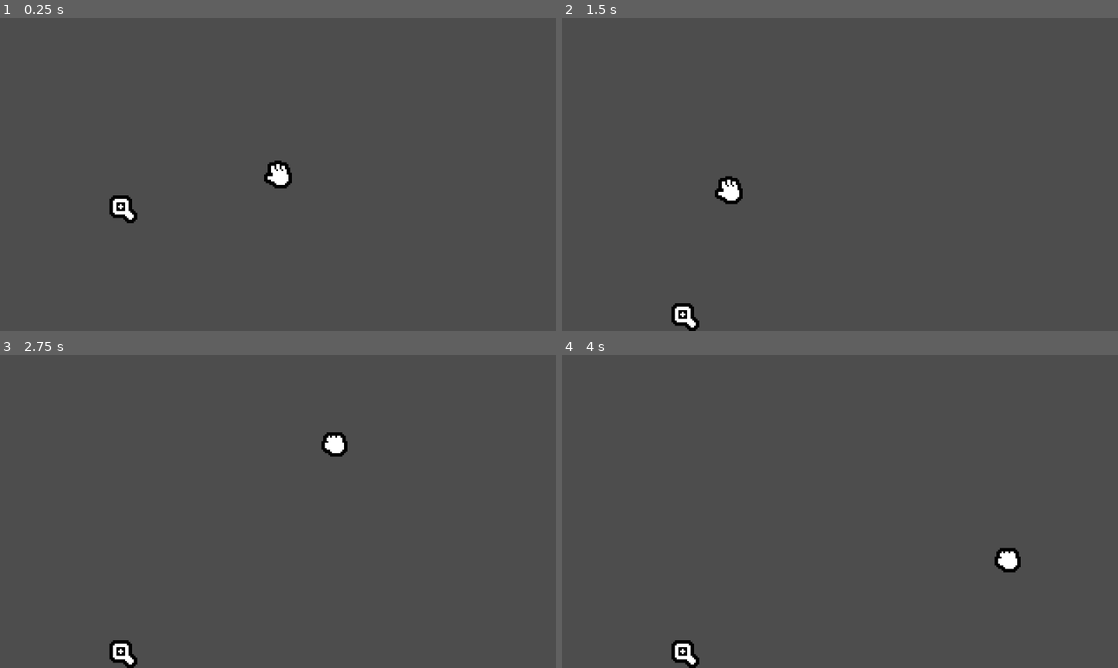
Above: before the commit, frames 1-4 (two rows, left to right).
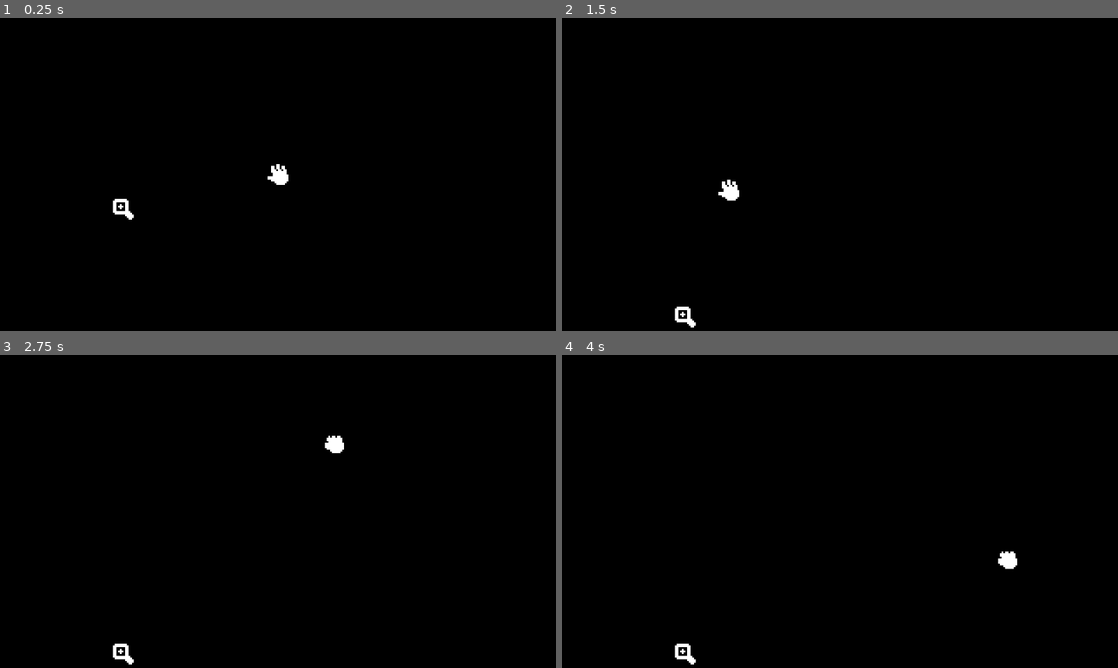
Above: after the commit, the same moments.

Repository: SushiOnToast/out-of-scale
Game: Godot game, scene res://scenes/level.tscn
Two runs of this game, one before a commit and one after it. Both use one fixed random seed, a clock stepped at 60 frames per second and the inputs below.
Inputs (mouse positions are in pixels of both pictures, inside the frame that each line leads up to):
- Up to frame 1 (0.25 s): no input
- Up to frame 2 (1.5 s): move the mouse to (962, 158) at 0.52 s; hold Right mouse button (grab) 0.53-1.28 s; tap Enter at 1.25 s; move the mouse to (728, 190) at 1.27 s; click (728, 190) at 1.35 s
- Up to frame 3 (2.75 s): tap Space at 2 s; move the mouse to (333, 442) at 2.02 s; hold Right mouse button (grab) from 2.03 s (still down)
- Up to frame 4 (4 s): tap Enter at 2.75 s; move the mouse to (812, 574) at 2.77 s; release Right mouse button (grab) at 2.78 s; click (812, 574) at 2.85 s; tap Space at 3.5 s; move the mouse to (1006, 558) at 3.52 s; hold Right mouse button (grab) from 3.53 s (still down)

The runs differ from the first frame. In frame 1, 99% of the frame differs, in the area x 0-100%, y 0-100%; in frame 2, 99%; in frame 3, 99%; in frame 4, 99%.

Commit message:
add black bg

Diff:
--- a/scenes/level.tscn
+++ b/scenes/level.tscn
@@ -16,6 +16,11 @@
 size = Vector2(359, 20)
 
 [node name="Level" type="Node2D" unique_id=1164888761]
+
+[node name="ColorRect" type="ColorRect" parent="." unique_id=861069337]
+offset_right = 322.0
+offset_bottom = 184.0
+color = Color(0, 0, 0, 1)
 
 [node name="Borders" type="StaticBody2D" parent="." unique_id=2046444164]
 collision_mask = 0
